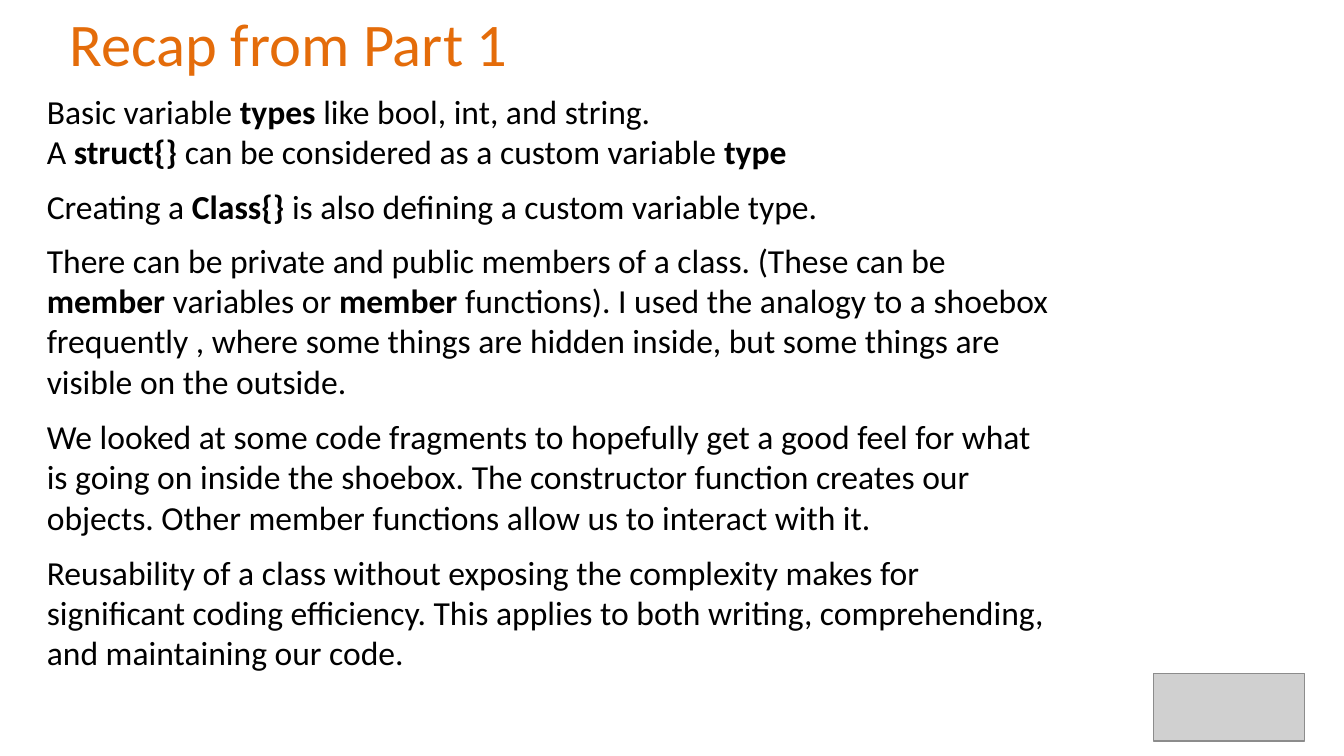
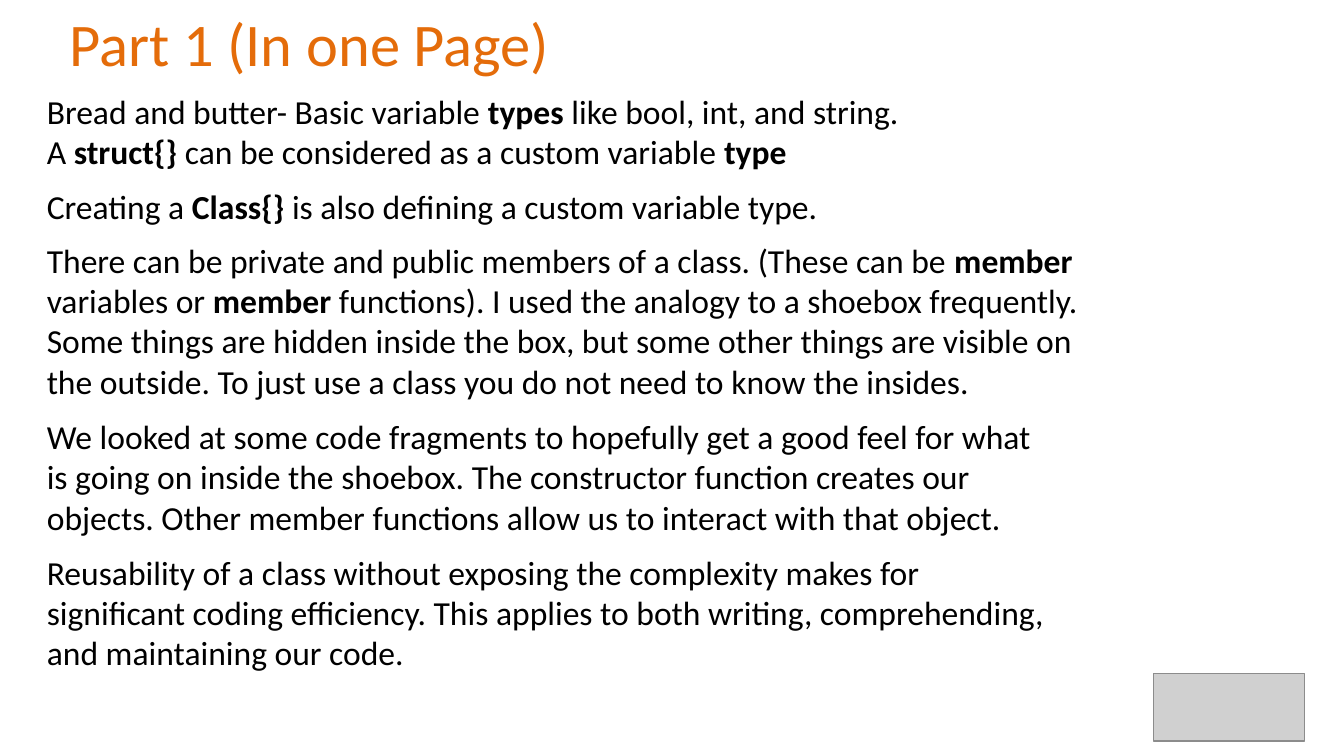
Before and after one commit to Alan-Lomax/MERG-SIG-Presentations, a slide deck: slide 6 of Introduction to Class Programming Part 2.pptx. Drawn at 1344x756 pixels with LibreOffice and Linux fonts; fonts in the diff are those of the drawing; grey boxes stand for pictures; background and template pictures are left out. Boxes give left, top, right and bottom in pixels: in the first picture for what was removed or moved away, otherwise in the second. Text is boxed around its words. In the diff, an @@ line names an element or a change of style, - is before the commit and + after.

```diff
--- a/Introduction to Class Programming Part 2.pptx
+++ b/Introduction to Class Programming Part 2.pptx
@@ title at (69, 22, 549, 77): text changed @@
-Recap from Part 1
+Part 1 (In one Page)
@@ text at (47, 100, 898, 130): text changed @@
-Basic variable types like bool, int, and string.
+Bread and butter- Basic variable types like bool, int, and string.
@@ text at (47, 248, 1077, 400): text changed @@
-There can be private and public members of a class. (These can be member variables or member functions). I used the analogy to a shoebox frequently , where some things are hidden inside, but some things are visible on the outside.
+There can be private and public members of a class. (These can be member variables or member functions). I used the analogy to a shoebox frequently. Some things are hidden inside the box, but some other things are visible on the outside. To just use a class you do not need to know the insides.
@@ text at (47, 425, 1031, 536): text changed @@
-We looked at some code fragments to hopefully get a good feel for what is going on inside the shoebox. The constructor function creates our objects. Other member functions allow us to interact with it.
+We looked at some code fragments to hopefully get a good feel for what is going on inside the shoebox. The constructor function creates our objects. Other member functions allow us to interact with that object.
```
Also in this commit, not shown: 18 other slides changed, 7 slides added, 1 other file.
